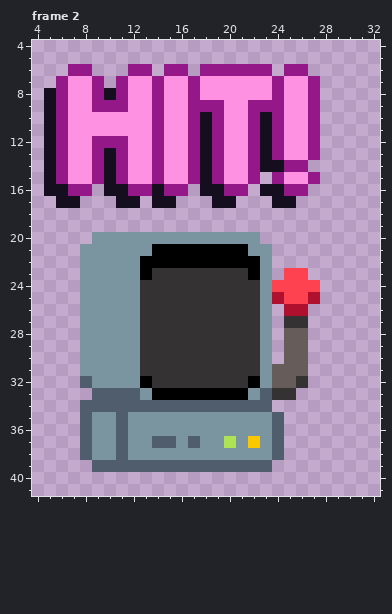
Pixel-art file -- WIP Assets/GambaMachine.aseprite. Above is the file before it was changed.
48x48 pixels, 2 frames. Shown: frame 2: x 4..32, y 4..41. The commit also changed other frames, which this record leaves out.
New version:
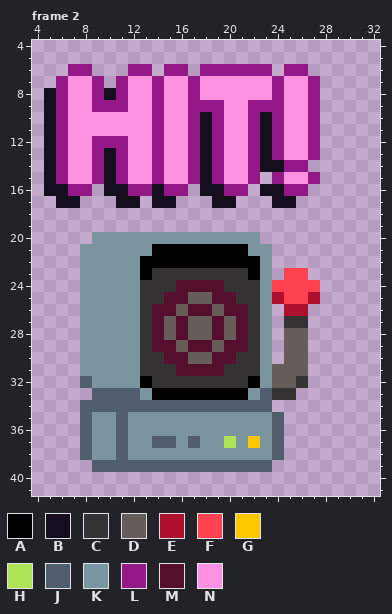
Palette (. is transparent): A #000000  B #140e1e  C #353234  D #665d5b  E #af102e  F #ff424f  G #fbc800  H #afe356  J #505d6d  K #7b95a0  L #941887  M #550e2b  N #ff91e2
Edits made:
{"where": "frame 2, layer \"Layer 2\""}
{"frame":2,"y":24,"x":16,"old":"CCCC","new":"MMMM"}
{"frame":2,"y":25,"x":15,"old":"CCCCCC","new":"MMDDMM"}
{"frame":2,"y":26,"x":14,"old":"CCCCCCCC","new":"MMDMMDMM"}
{"frame":2,"y":27,"x":14,"old":"CCCCCCCC","new":"MDMDDMDM"}
{"frame":2,"y":28,"x":14,"old":"CCCCCCCC","new":"MDMDDMDM"}
{"frame":2,"y":29,"x":14,"old":"CCCCCCCC","new":"MMDMMDMM"}
{"frame":2,"y":30,"x":15,"old":"CCCCCC","new":"MMDDMM"}
{"frame":2,"y":31,"x":16,"old":"CCCC","new":"MMMM"}
{"label":"changed","picture_box":[152,280,248,376]}
